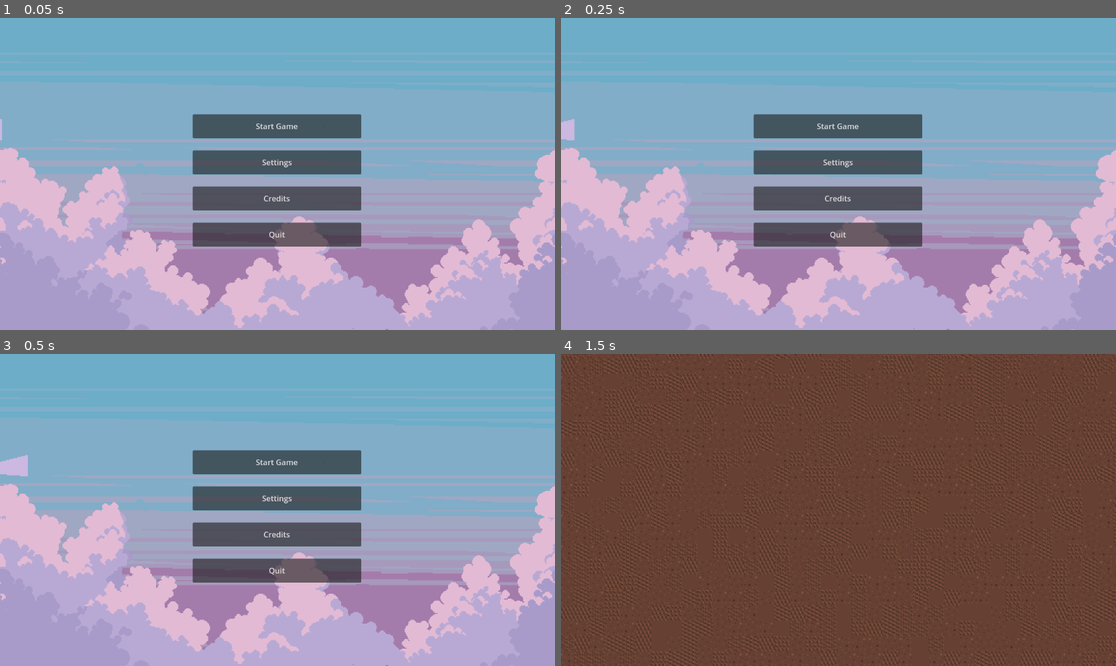
Above: before the commit, frames 1-4 (two rows, left to right).
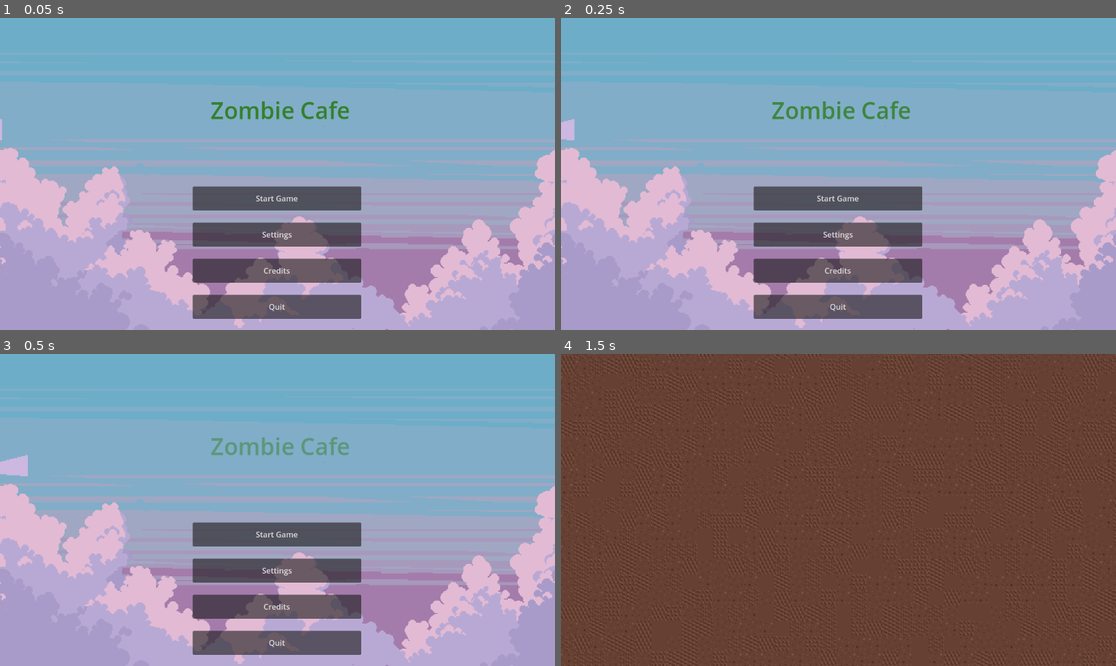
Above: after the commit, the same moments.

Repository: ratgaw/ZombieCafe
Game: Godot game, scene res://Scenes/Main Menu.tscn
Same seed, same stepped clock (60 frames per second), same inputs: the game is played once before the commit and once after it.
Inputs:
- Up to frame 1 (0.05 s): no input
- Up to frame 2 (0.25 s): no input
- Up to frame 3 (0.5 s): no input
- Up to frame 4 (1.5 s): click "Start Game" at 0.5 s; tap Enter at 1.25 s

The runs differ from the first frame. In frame 1, 10% of the frame differs, in the area x 34-66%, y 26-97%; in frame 2, 10%; in frame 3, 9.9%; in frame 4, nothing differs.

Commit message:
Game Title
Added game title to main screen

Diff:
--- a/Main_Menu/Scenes/Main Menu.tscn
+++ b/Main_Menu/Scenes/Main Menu.tscn
@@ -48,7 +48,7 @@
 layout_mode = 1
 anchors_preset = -1
 offset_left = 400.0
-offset_top = 200.0
+offset_top = 350.0
 offset_right = 750.0
 offset_bottom = 550.0
 theme_override_constants/v_separation = 25
@@ -84,6 +84,22 @@
 autoplay = true
 parameters/looping = true
 
+[node name="TitleText" type="RichTextLabel" parent="."]
+layout_mode = 0
+offset_left = 392.0
+offset_top = 112.0
+offset_right = 760.0
+offset_bottom = 272.0
+theme_override_colors/default_color = Color(0.20784314, 0.5019608, 0.16862746, 1)
+theme_override_font_sizes/normal_font_size = 48
+bbcode_enabled = true
+text = "[pulse freq=1.0 color=TRANSPARENT ease=-2.0] Zombie Cafe"
+fit_content = true
+autowrap_mode = 0
+tab_size = 16
+horizontal_alignment = 1
+vertical_alignment = 1
+
 [connection signal="pressed" from="MenuOptions/StartGame" to="MenuOptions" method="_on_start_game_pressed"]
 [connection signal="pressed" from="MenuOptions/Settings" to="MenuOptions" method="_on_settings_pressed"]
 [connection signal="pressed" from="MenuOptions/Quit" to="MenuOptions" method="_on_quit_pressed"]
